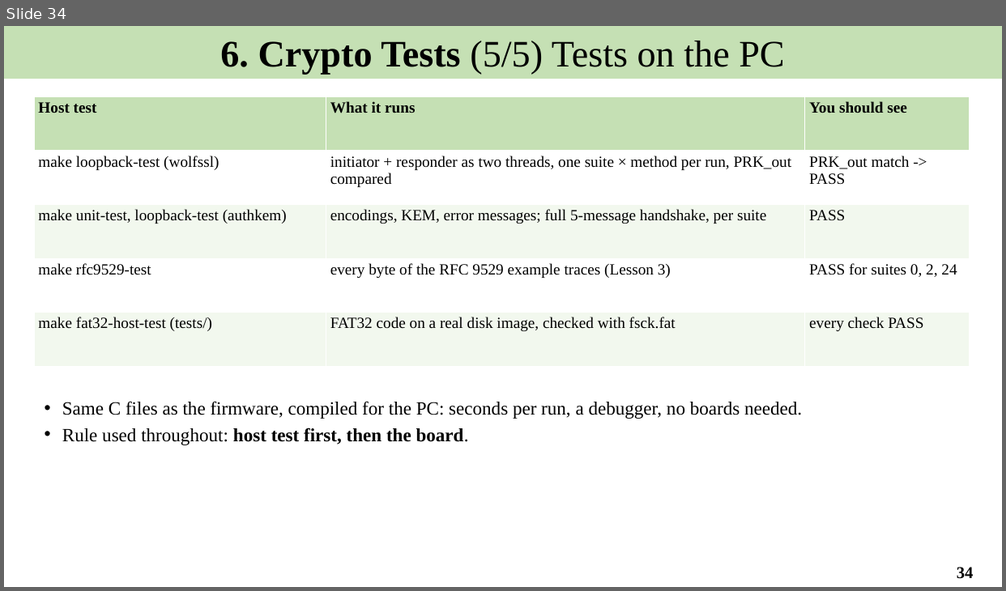
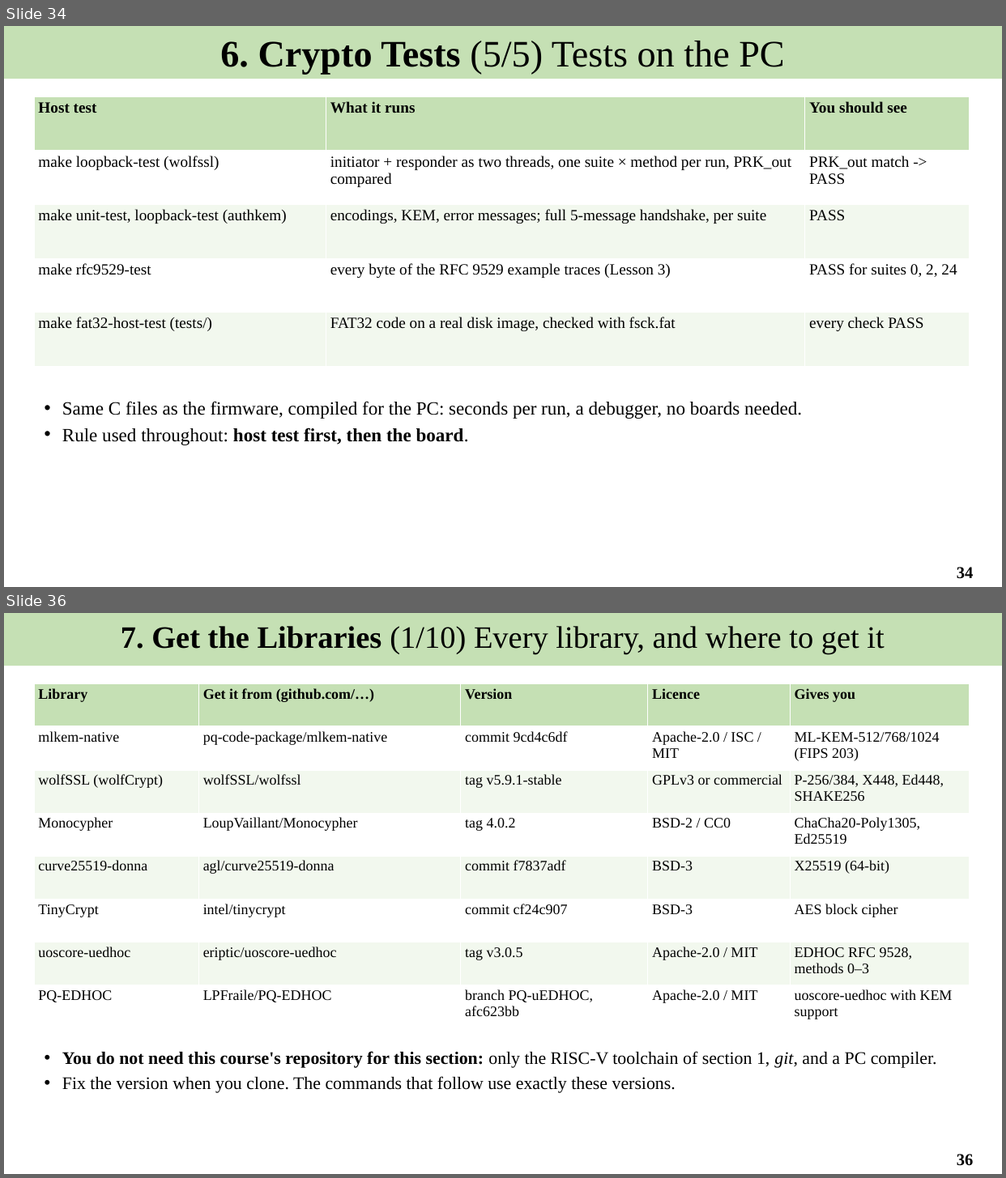
Before and after one commit to Khaiduy/chipyard-edhoc, a slide deck: fpga/sw/export/docs/slides/02_Software_environment_and_tests.pptx. Shown one above the other, each under a label of ours: slide 34 before the commit, slides 34 and 36 after it; the slides between them are not shown. The pictures are 1006x591 and 1006x1178 pixels, drawn with LibreOffice and Linux fonts; fonts in the diff are those of the drawing. Boxes give left, top, right and bottom in pixels: in the first picture for what was removed or moved away, otherwise in the second. Text is boxed around its words. In the diff, an @@ line names an element or a change of style, - is before the commit and + after.

```diff
--- a/fpga/sw/export/docs/slides/02_Software_environment_and_tests.pptx
+++ b/fpga/sw/export/docs/slides/02_Software_environment_and_tests.pptx
@@ slide 36 added at [4,613,1002,1174], background #FFFFFF @@
@@ rectangle added at [4,613,1002,666], fill #C5E0B4, 30 pt, text #000000 @@
+7. Get the Libraries (1/10) Every library, and where to get it
@@ table added at [34,684,970,1029], 8 rows, 5 columns @@
+Library | Get it from (github.com/…) | Version | Licence | Gives you
+mlkem-native | pq-code-package/mlkem-native | commit 9cd4c6df | Apache-2.0 / ISC / MIT | ML-KEM-512/768/1024 (FIPS 203)
+wolfSSL (wolfCrypt) | wolfSSL/wolfssl | tag v5.9.1-stable | GPLv3 or commercial | P-256/384, X448, Ed448, SHAKE256
+Monocypher | LoupVaillant/Monocypher | tag 4.0.2 | BSD-2 / CC0 | ChaCha20-Poly1305, Ed25519
+curve25519-donna | agl/curve25519-donna | commit f7837adf | BSD-3 | X25519 (64-bit)
+TinyCrypt | intel/tinycrypt | commit cf24c907 | BSD-3 | AES block cipher
+uoscore-uedhoc | eriptic/uoscore-uedhoc | tag v3.0.5 | Apache-2.0 / MIT | EDHOC RFC 9528, methods 0–3
+PQ-EDHOC | LPFraile/PQ-EDHOC | branch PQ-uEDHOC, afc623bb | Apache-2.0 / MIT | uoscore-uedhoc with KEM support
@@ text added at [62,1051,937,1093], 17 pt, text #000000 @@
+• You do not need this course's repository for this section: only the RISC-V toolchain of section 1, git, and a PC compiler.
+• Fix the version when you clone. The commands that follow use exactly these versions.
@@ page number added at [957,1154,973,1166], 16 pt, text #000000, bold @@
+36
```
Also in this commit, not shown: 13 slides changed, 10 other slides added, 5 other files.
